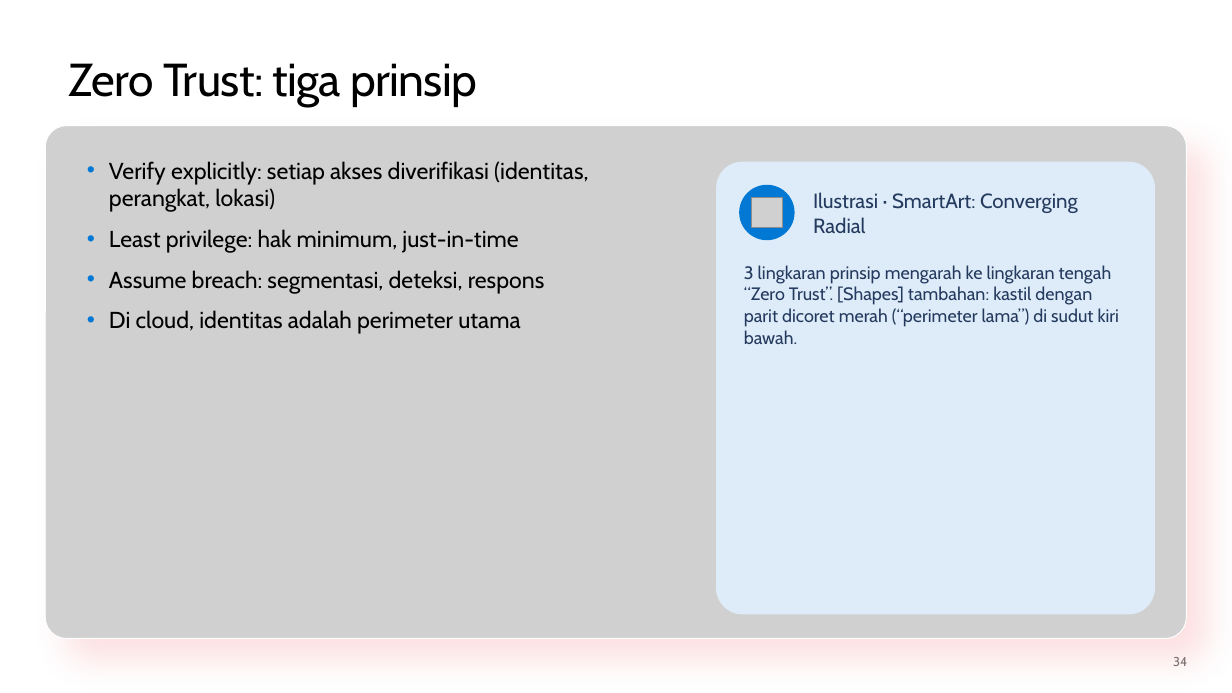
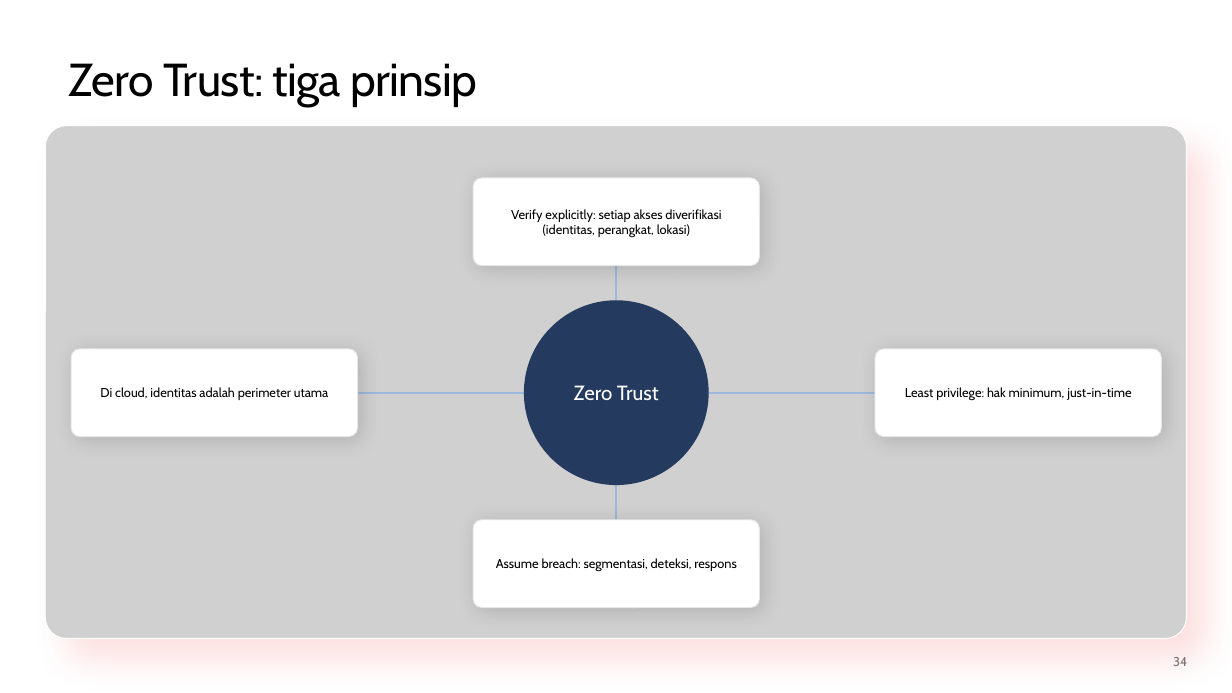
Before and after one commit to medisa-aris/azure-landing-zone-training, a slide deck: slide 34 of slides/pptx/slide_day02_govern-before-you-build.pptx. Drawn at 1232x693 pixels with LibreOffice and Linux fonts; fonts in the diff are those of the drawing; grey boxes stand for pictures; background and template pictures are left out. Boxes give left, top, right and bottom in pixels: in the first picture for what was removed or moved away, otherwise in the second. Text is boxed around its words. In the diff, an @@ line names an element or a change of style, - is before the commit and + after.

```diff
--- a/slides/pptx/slide_day02_govern-before-you-build.pptx
+++ b/slides/pptx/slide_day02_govern-before-you-build.pptx
@@ text removed at [109,161,588,334] @@
-• Verify explicitly: setiap akses diverifikasi (identitas, perangkat, lokasi)
-• Least privilege: hak minimum, just-in-time
-• Assume breach: segmentasi, deteksi, respons
-• Di cloud, identitas adalah perimeter utama
@@ rounded rectangle added at [473,177,760,265], fill #FFFFFF, outline #E6E6E6 0.75 pt @@
@@ rounded rectangle removed at [716,162,1155,615] @@
@@ text added at [511,209,721,237], 10 pt, text #000000 @@
+Verify explicitly: setiap akses diverifikasi (identitas, perangkat, lokasi)
@@ ellipse removed at [739,185,795,240] @@
@@ picture removed at [751,197,782,227] @@
@@ text removed at [813,192,1078,233] @@
-Ilustrasi · SmartArt: Converging Radial
@@ line added from (616, 393) to (616, 222), #9DB8DD 1.5 pt @@
@@ ellipse added at [524,300,709,485], fill #243A5E @@
@@ rounded rectangle added at [71,348,358,436], fill #FFFFFF, outline #E6E6E6 0.75 pt @@
@@ text "Zero Trust" at [574,385,659,401]: vertical alignment top to middle @@
@@ rounded rectangle added at [875,348,1162,436], fill #FFFFFF, outline #E6E6E6 0.75 pt @@
@@ text added at [100,387,329,400], 10 pt, text #000000 @@
+Di cloud, identitas adalah perimeter utama
@@ text at [574,385,659,401]: text changed; size 14 to 16 pt; text colour #243A5E to #FFFFFF @@
-3 lingkaran prinsip mengarah ke lingkaran tengah “Zero Trust”. [Shapes] tambahan: kastil dengan parit dicoret merah (“perimeter lama”) di sudut kiri bawah.
+Zero Trust
@@ text added at [905,387,1131,401], 10 pt, text #000000 @@
+Least privilege: hak minimum, just-in-time
@@ line added from (616, 393) to (214, 393), #9DB8DD 1.5 pt @@
@@ line added from (616, 393) to (1019, 393), #9DB8DD 1.5 pt @@
@@ line added from (616, 393) to (616, 564), #9DB8DD 1.5 pt @@
@@ rounded rectangle added at [473,519,760,607], fill #FFFFFF, outline #E6E6E6 0.75 pt @@
@@ text added at [496,558,736,572], 10 pt, text #000000 @@
+Assume breach: segmentasi, deteksi, respons
```
Also in this commit, not shown: 45 other slides changed, 7 other files.
